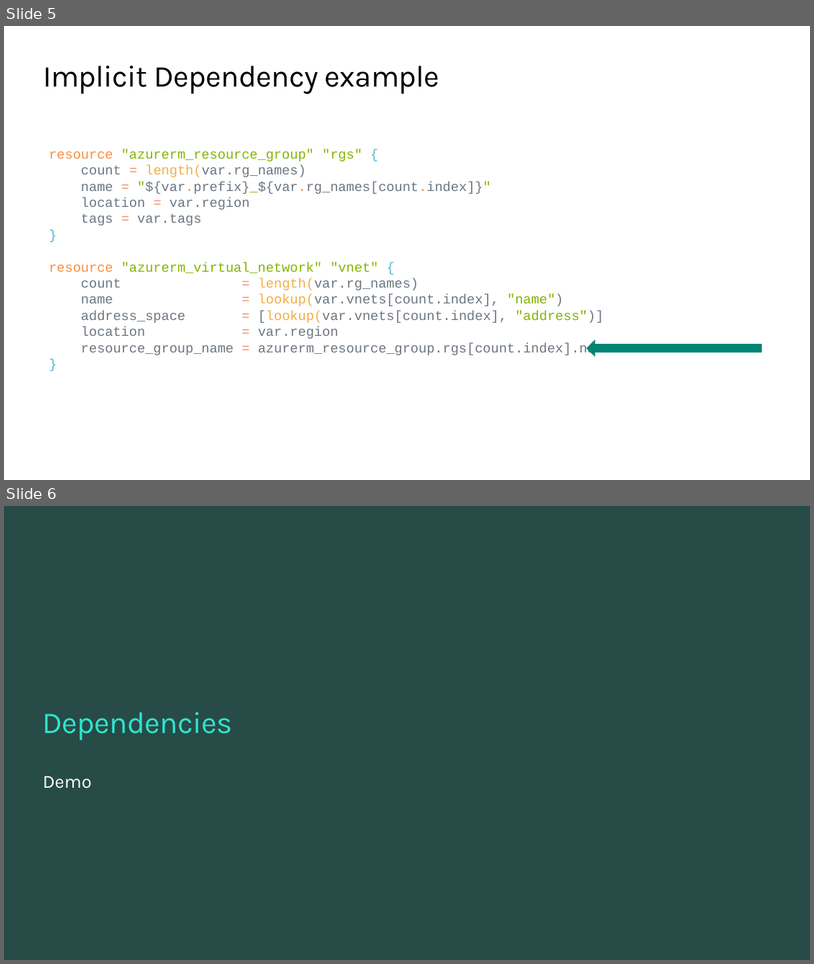
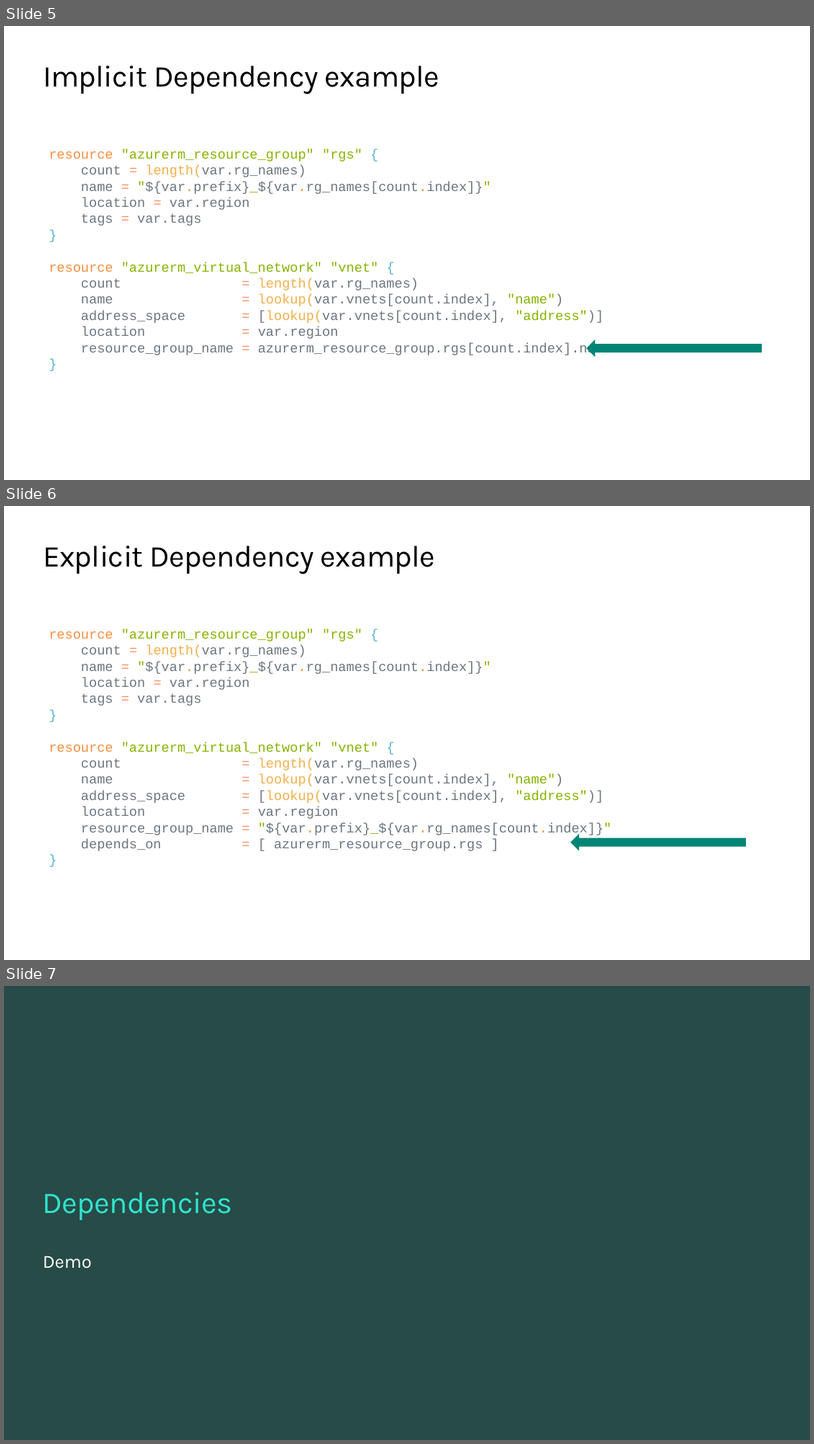
Before and after one commit to TIS-Cloud-Team/TF_Community_workshop, a slide deck: PPTs/04_dependencies_and_modules.pptx. Shown one above the other, each under a label of ours: slides 5 and 6 before the commit, slides 5, 6 and 7 after it. The pictures are 814x964 and 814x1444 pixels, drawn with LibreOffice and Linux fonts; fonts in the diff are those of the drawing; background and template pictures are left out. Boxes give left, top, right and bottom in pixels: in the first picture for what was removed or moved away, otherwise in the second. Text is boxed around its words. In the diff, an @@ line names an element or a change of style, - is before the commit and + after.

```diff
--- a/PPTs/04_dependencies_and_modules.pptx
+++ b/PPTs/04_dependencies_and_modules.pptx
@@ slide 6 added at (x1=4, y1=506, x2=810, y2=960), background #FFFFFF @@
@@ title added at (x1=43, y1=546, x2=436, y2=574), 36 pt, text #000000 @@
+Explicit Dependency example
@@ text added at (x1=49, y1=629, x2=612, y2=851), 16 pt, text #6C7680 @@
+resource "azurerm_resource_group" "rgs" {
+count = length(var.rg_names)
+name = "${var.prefix}_${var.rg_names[count.index]}"
+location = var.region
+tags = var.tags
+}
+resource "azurerm_virtual_network" "vnet" {
+count = length(var.rg_names)
+name = lookup(var.vnets[count.index], "name")
+address_space = [lookup(var.vnets[count.index], "address")]
+location = var.region
+resource_group_name = "${var.prefix}_${var.rg_names[count.index]}"
+depends_on = [ azurerm_resource_group.rgs ]
+}
@@ left arrow added at (x1=571, y1=834, x2=746, y2=851), fill #008575 @@
@@ what was slide 6 is now slide 7 @@
```
Also in this commit, not shown: 6 other slides added, 1 slide removed, 7 other files.
